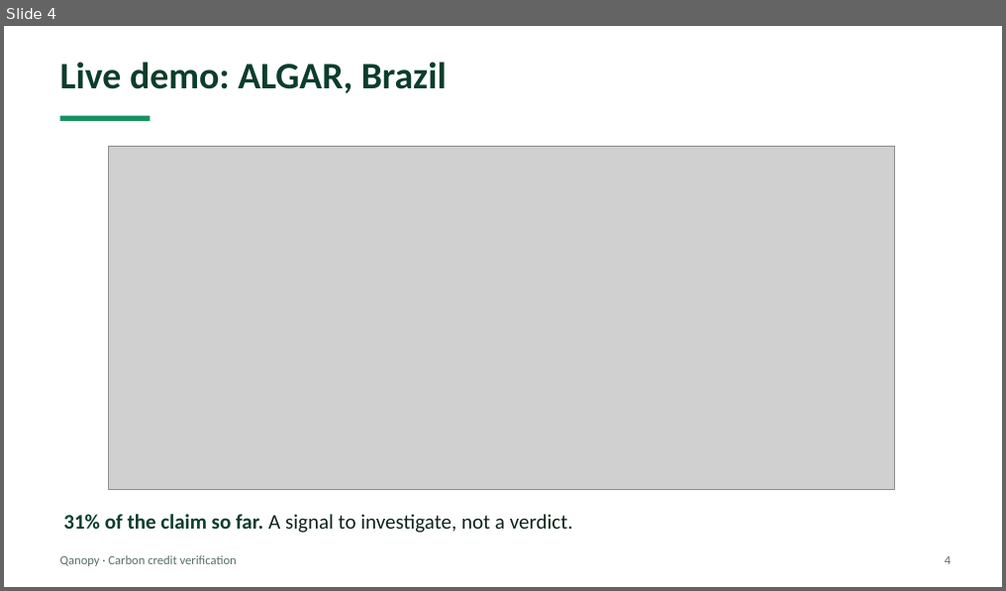
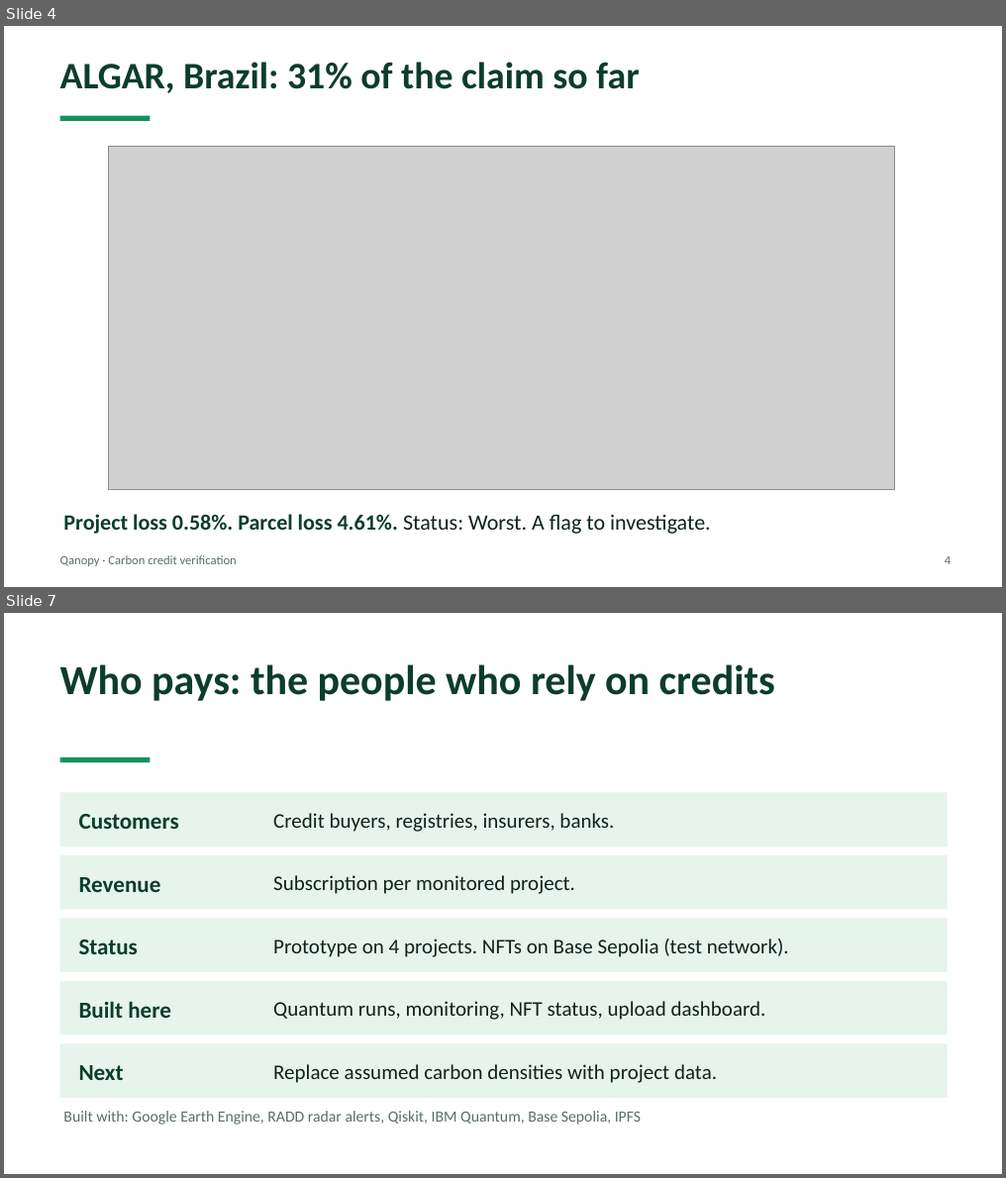
Before and after one commit to Quantum-hackathon-Qanopy/Parcel_finder, a slide deck: docs/Qanopy_pitch.pptx. Shown one above the other, each under a label of ours: slide 4 before the commit, slides 4 and 7 after it; the slides between them are not shown. The pictures are 1006x591 and 1006x1178 pixels, drawn with LibreOffice and Linux fonts; fonts in the diff are those of the drawing; grey boxes stand for pictures. Boxes give left, top, right and bottom in pixels: in the first picture for what was removed or moved away, otherwise in the second. Text is boxed around its words. In the diff, an @@ line names an element or a change of style, - is before the commit and + after.

```diff
--- a/docs/Qanopy_pitch.pptx
+++ b/docs/Qanopy_pitch.pptx
@@ slide 7 added at (4, 613, 1002, 1174), background #FFFFFF @@
@@ text added at (60, 664, 775, 701), 40 pt, text #0C3D2B, bold @@
+Who pays: the people who rely on credits
@@ rectangle added at (60, 758, 150, 762), fill #15935F @@
@@ rectangle added at (60, 792, 947, 847), fill #E6F4EC @@
@@ text added at (79, 814, 179, 829), 22 pt, text #0C3D2B, bold @@
+Customers
@@ text added at (273, 813, 614, 832), 20 pt, text #0F2419 @@
+Credit buyers, registries, insurers, banks.
@@ rectangle added at (60, 856, 947, 909), fill #E6F4EC @@
@@ text added at (79, 877, 161, 892), 22 pt, text #0C3D2B, bold @@
+Revenue
@@ text added at (273, 875, 575, 894), 20 pt, text #0F2419 @@
+Subscription per monitored project.
@@ rectangle added at (60, 919, 947, 972), fill #E6F4EC @@
@@ text added at (273, 939, 789, 958), 20 pt, text #0F2419 @@
+Prototype on 4 projects. NFTs on Base Sepolia (test network).
@@ text added at (79, 940, 138, 955), 22 pt, text #0C3D2B, bold @@
+Status
@@ rectangle added at (60, 981, 947, 1035), fill #E6F4EC @@
@@ text added at (79, 1001, 171, 1018), 22 pt, text #0C3D2B, bold @@
+Built here
@@ text added at (273, 1001, 766, 1020), 20 pt, text #0F2419 @@
+Quantum runs, monitoring, NFT status, upload dashboard.
@@ rectangle added at (60, 1045, 947, 1098), fill #E6F4EC @@
@@ text added at (79, 1065, 124, 1080), 22 pt, text #0C3D2B, bold @@
+Next
@@ text added at (273, 1064, 717, 1083), 20 pt, text #0F2419 @@
+Replace assumed carbon densities with project data.
@@ text added at (63, 1111, 641, 1125), 15 pt, text #587063 @@
+Built with: Google Earth Engine, RADD radar alerts, Qiskit, IBM Quantum, Base Sepolia, IPFS
@@ slide 4 changed as well @@
@@ text at (60, 62, 639, 93): text changed @@
-Live demo: ALGAR, Brazil
+ALGAR, Brazil: 31% of the claim so far
@@ text at (63, 514, 711, 534): text changed; size 20 to 21 pt; text colour #0F2419 to #0C3D2B; bold on @@
-31% of the claim so far. A signal to investigate, not a verdict.
+Project loss 0.58%. Parcel loss 4.61%. Status: Worst. A flag to investigate.
```
Also in this commit, not shown: 2 other slides changed, 3 other slides added, 4 slides removed, 2 other files.
